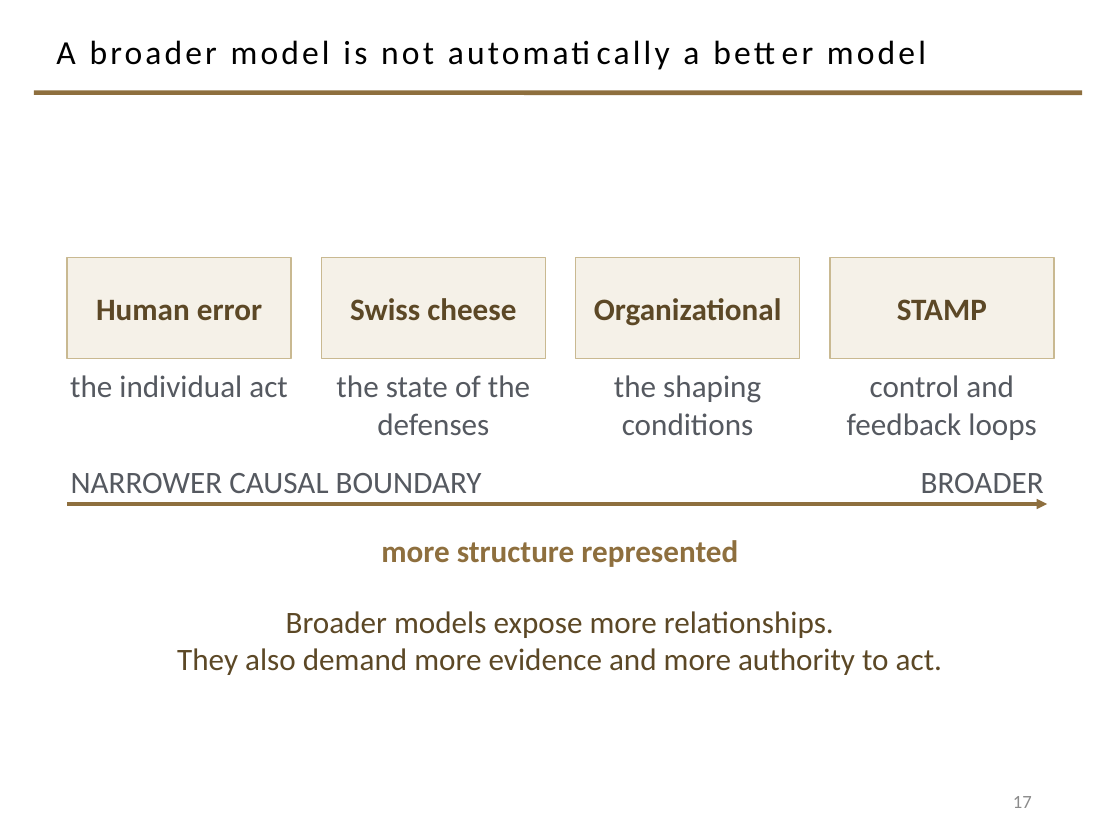
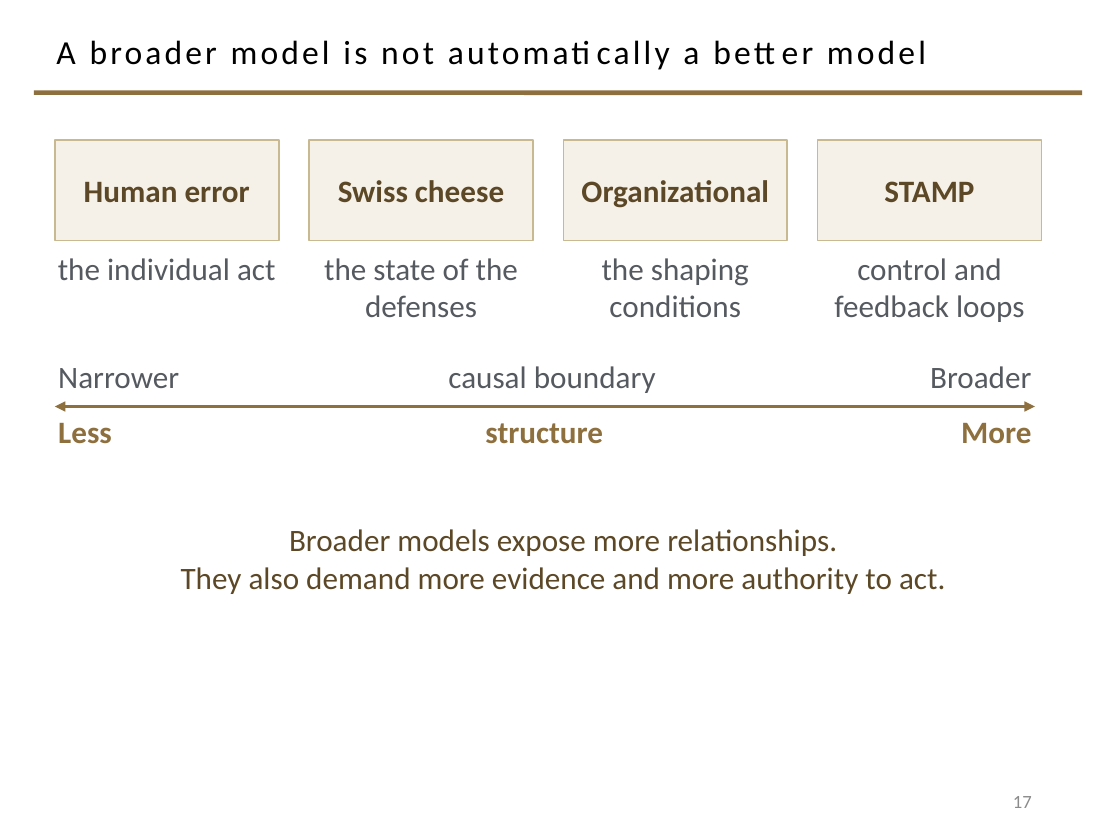
Before and after one commit to davisjam/model-based-agentic-software-engineering, a slide deck: slide 17 of course/lectures/act-2-delegation-and-control/04-failure-aware-engineering/2-4-Failure-Aware-Engineering.pptx. Drawn at 1120x840 pixels with LibreOffice and Linux fonts; fonts in the diff are those of the drawing; background and template pictures are left out. Boxes give left, top, right and bottom in pixels: in the first picture for what was removed or moved away, otherwise in the second. Text is boxed around its words. In the diff, an @@ line names an element or a change of style, - is before the commit and + after.

Commit message:
deck 2-4: fold in the author's editing pass
Author's own edits, made directly in the deck and copied back in. Verified additive, not
a revert: their copy already carried the phase-6 layout fixes (both ColumnHeading pairs
at 14pt, the 28pt closing), so nothing of the prior pass is lost.

Seven slides changed:
- 5  "DOJ: VW engineers concluded …" — names the company
- 8  drops the "Reconsidered, and continued." prefix I had added when folding the old
     2007 slide in, and breaks the sustain-question label across two lines
- 9  DOJ quote split from the lead sentence
- 10 "improve the defeat device !" — the irony gets its punctuation
- 11 the penalty and the settlements become separate lines
- 13 "Useful but narrow." — comma dropped
- 17 breadth axis relabelled: Broader / Less / More / structure, replacing
     BROADER / NARROWER CAUSAL BOUNDARY / more structure represented

Integrity verified before commit: 34 slides, 0 duplicate zip entries, zip CRC clean,
check_pptx_opc PASS, check_pptx_schema PASS. A copy of the incoming file is parked at
/tmp/deck-downloads-backup-261015.0930.pptx.

```diff
--- a/course/lectures/act-2-delegation-and-control/04-failure-aware-engineering/2-4-Failure-Aware-Engineering.pptx
+++ b/course/lectures/act-2-delegation-and-control/04-failure-aware-engineering/2-4-Failure-Aware-Engineering.pptx
@@ rectangle "Organizational": place and size @@
-rectangle "Organizational" at [576,258,800,358]
+rectangle "Organizational" at [563,140,787,241]
@@ 3 rectangles, 3 texts: place and size @@
-3 rectangles, 3 texts at [67,258,1054,435]
+3 rectangles, 3 texts at [55,140,1042,317]
@@ text "control and feedback loops": place and size @@
-text "control and feedback loops" at [847,375,1036,440]
+text "control and feedback loops" at [834,258,1024,322]
@@ text at [58,368,179,388]: text changed @@
-NARROWER CAUSAL BOUNDARY
+Narrower
@@ text added at [448,366,656,393], 20 pt, text #555960 @@
+causal boundary
@@ text at [930,366,1031,388]: text changed @@
-BROADER
+Broader
@@ arrow moved from (67, 504) - (1047, 504) to (55, 407) - (1035, 407) @@
@@ arrow (55, 407) - (1035, 407): arrow to double arrow @@
@@ text added at [58,423,112,444], 20 pt, text #8E6F3E, bold @@
+Less
@@ text added at [485,423,603,444], 20 pt, text #8E6F3E, bold @@
+structure
@@ text added at [961,423,1031,444], 20 pt, text #8E6F3E, bold @@
+More
@@ text "Broader models expose more relationships.": place and size @@
-text "Broader models expose more relationships." at [177,611,942,675]
+text "Broader models expose more relationships." at [181,529,945,594]
@@ text removed at [381,540,738,567] @@
-more structure represented
```
Also in this commit, not shown: 8 other slides changed.
